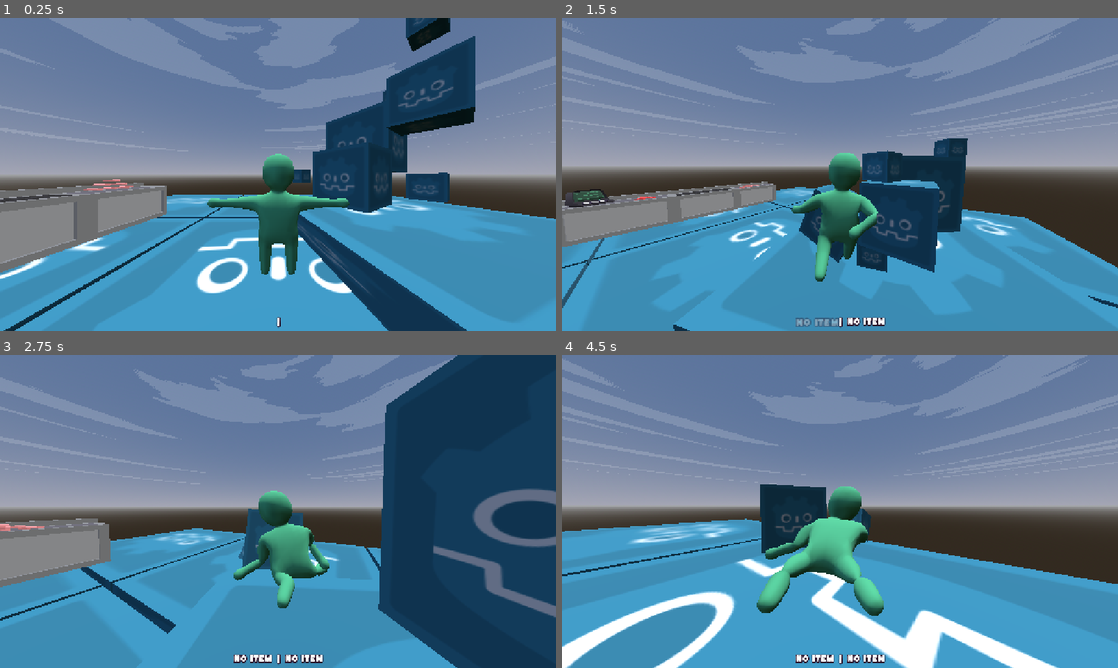
Above: before the commit, frames 1-4 (two rows, left to right).
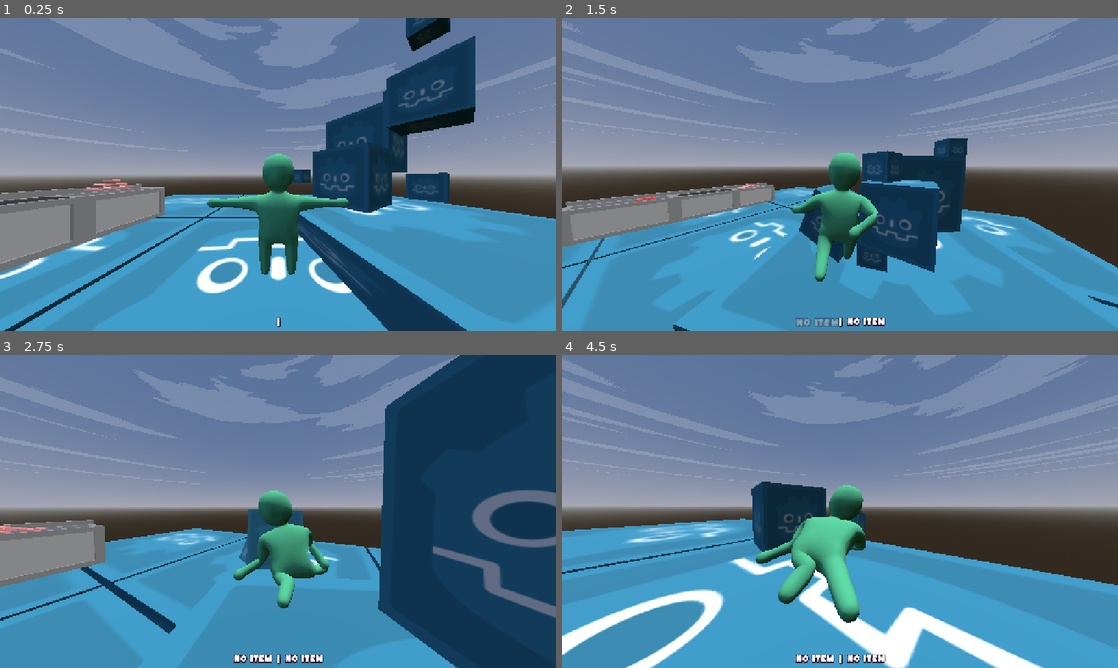
Above: after the commit, the same moments.

Repository: Lost-Rabbit-Digital/ChefWobbles
Game: Godot game, scene res://scenes/worlds/demo_scene.tscn
The game is run twice, just before and just after one commit, with the same random seed, the same clock (stepped at 60 frames per second) and the same inputs. Sound files missing from this copy of the repository are replaced by a short silence.
Inputs (mouse positions are in pixels of both pictures, inside the frame that each line leads up to):
- Up to frame 1 (0.25 s): no input
- Up to frame 2 (1.5 s): move the mouse to (962, 158) at 0.52 s; press the mouse at (962, 158) at 0.53 s; hold D (move_right) 0.53-1.28 s; tap Space (jump) at 0.77 s; move the mouse to (812, 174) at 1.27 s; release the mouse at (812, 174) at 1.28 s; hold W (move_forward) from 1.28 s (still down); right-click (812, 174) at 1.35 s
- Up to frame 3 (2.75 s): keep holding W (move_forward); tap Space (jump) at 1.52 s; move the mouse to (289, 505) at 2.02 s; tap R (ragdoll) at 2.1 s
- Up to frame 4 (4.5 s): keep holding W (move_forward); move the mouse to (834, 517) at 2.77 s; click (834, 517) at 2.85 s; tap Space (jump) at 3.02, 3.77 s; move the mouse to (878, 514) at 3.52 s; hold Right mouse button (grab_right) 3.53-4.28 s; move the mouse to (795, 508) at 4.27 s; tap R (ragdoll) at 4.35 s

The runs differ from the first frame. In frame 1, 0.8% of the frame differs, in the area x 0-30%, y 52-82%; in frame 2, 1.0%; in frame 3, 1.2%; in frame 4, 10%, in the area x 0-100%, y 40-100%.

Commit message:
Shrunk size of stations

Diff:
--- a/godot_project/scenes/stations/stove_stations/stove_station.tscn
+++ b/godot_project/scenes/stations/stove_stations/stove_station.tscn
@@ -58,7 +58,7 @@
 size = Vector3(0.874878, 0.0258179, 0.3125)
 
 [node name="StoveStation" type="Node3D" node_paths=PackedStringArray("cooking_surface_shape", "audio_player", "cooking_timer")]
-transform = Transform3D(-1.81474e-07, 0, -4.15163, 0, 4.15163, 0, 4.15163, 0, -1.81474e-07, 0, 0, 0)
+transform = Transform3D(-1.74846e-07, 0, -4, 0, 4, 0, 4, 0, -1.74846e-07, 0, 0, 0)
 script = ExtResource("1_5pjtc")
 cooking_start_audio = ExtResource("2_30amm")
 stage_change_audio = ExtResource("3_15vm5")
--- a/godot_project/scenes/worlds/demo_scene.tscn
+++ b/godot_project/scenes/worlds/demo_scene.tscn
@@ -262,7 +262,7 @@
 shape = SubResource("BoxShape3D_1cc2y")
 
 [node name="RetroTerminal" parent="Interactables" instance=ExtResource("9_g2hwh")]
-transform = Transform3D(0.5, 0, -0.866025, 0, 1, 0, 0.866025, 0, 0.5, -9.2, 2.6, 5.2)
+transform = Transform3D(0.939692, 0, 0.34202, 0, 1, 0, -0.34202, 0, 0.939692, -1.2, 2.5, 7.1)
 
 [node name="TomatoSlices" type="Node" parent="Interactables"]
 
@@ -424,18 +424,18 @@
 [node name="StoveStations" type="Node" parent="Stations"]
 
 [node name="StoveStation" parent="Stations/StoveStations" groups=["metal_objects"] instance=ExtResource("17_jc6vo")]
-transform = Transform3D(-1.81474e-07, 0, -4.15163, 0, 4.15163, 0, 4.15163, 0, -1.81474e-07, -9, 0.5, 0)
+transform = Transform3D(-1.74846e-07, 0, -4, 0, 4, 0, 4, 0, -1.74846e-07, -9, 0.5, 0)
 
 [node name="GenericStations" type="Node" parent="Stations"]
 
 [node name="GenericStation" parent="Stations/GenericStations" groups=["metal_objects"] instance=ExtResource("18_fu8s8")]
-transform = Transform3D(-1.81474e-07, 0, -4.15163, 0, 4.15163, 0, 4.15163, 0, -1.81474e-07, -9, 0.5, -4.1)
+transform = Transform3D(-1.74846e-07, 0, -4, 0, 4, 0, 4, 0, -1.74846e-07, -9, 0.5, -4)
 
 [node name="GenericStation2" parent="Stations/GenericStations" groups=["metal_objects"] instance=ExtResource("18_fu8s8")]
-transform = Transform3D(-1.81474e-07, 0, -4.15163, 0, 4.15163, 0, 4.15163, 0, -1.81474e-07, -9, 0.5, 4.1)
+transform = Transform3D(-1.74846e-07, 0, -4, 0, 4, 0, 4, 0, -1.74846e-07, -9, 0.5, 4)
 
 [node name="GenericStation3" parent="Stations/GenericStations" groups=["metal_objects"] instance=ExtResource("18_fu8s8")]
-transform = Transform3D(4.15163, 0, 1.42109e-14, 0, 4.15163, 0, -1.42109e-14, 0, 4.15163, -6.2, 0.5, 6.9)
+transform = Transform3D(4, 0, 1.36919e-14, 0, 4, 0, -1.36919e-14, 0, 4, -6.2, 0.5, 6.9)
 
 [node name="GenericStation4" parent="Stations/GenericStations" groups=["metal_objects"] instance=ExtResource("18_fu8s8")]
-transform = Transform3D(4.15163, 0, 1.42109e-14, 0, 4.15163, 0, -1.42109e-14, 0, 4.15163, -2.1, 0.5, 6.9)
+transform = Transform3D(4, 0, 1.36919e-14, 0, 4, 0, -1.36919e-14, 0, 4, -2.2, 0.5, 6.9)
